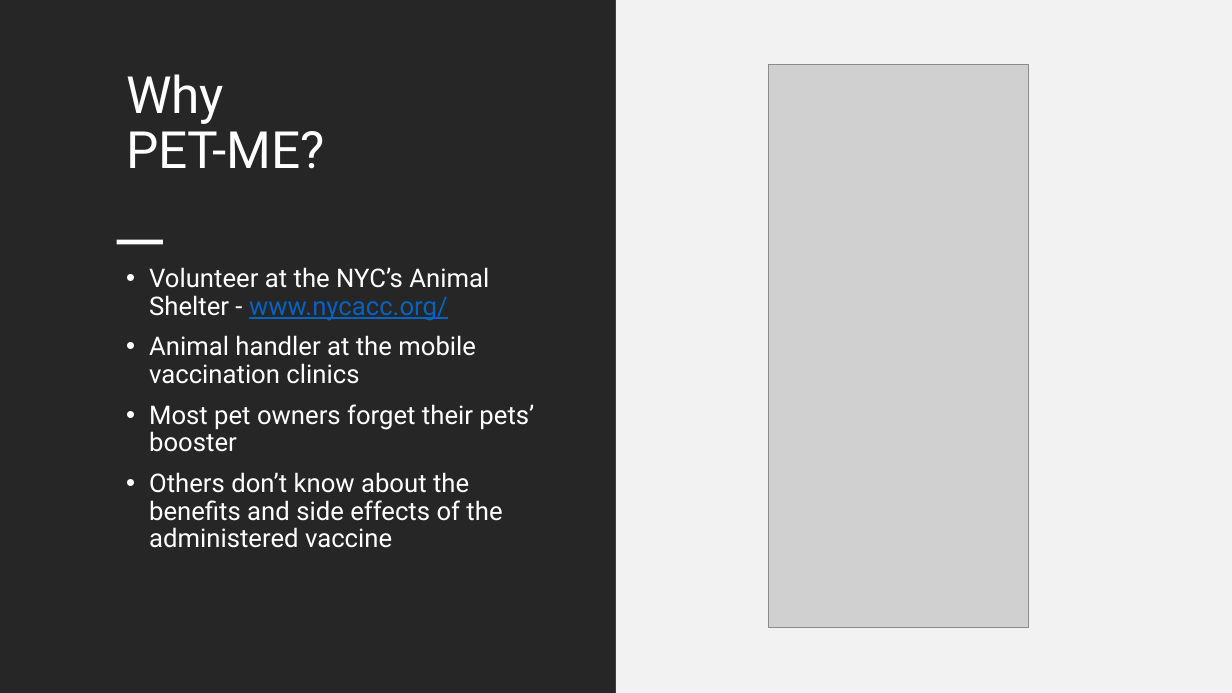
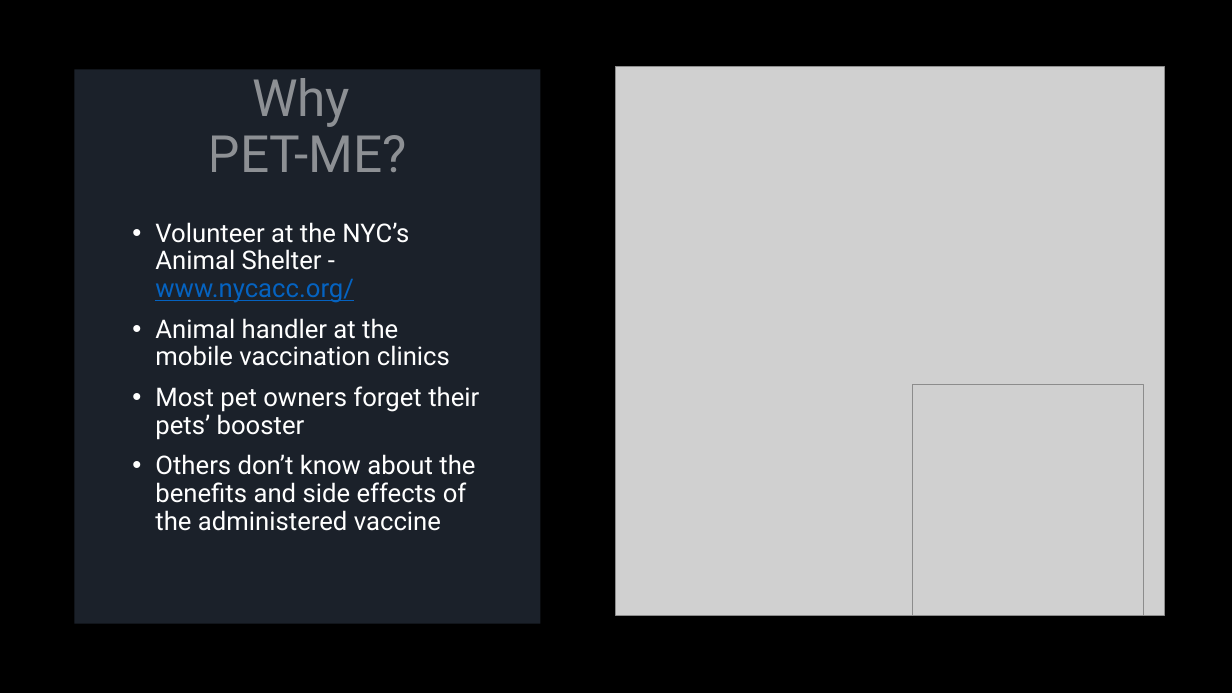
Before and after one commit to fcynnek/Final-Project, a slide deck: slide 3 of Final Project Documentation/Final Project Presentation.pptx. Drawn at 1232x693 pixels with LibreOffice and Linux fonts; fonts in the diff are those of the drawing; grey boxes stand for pictures. Boxes give left, top, right and bottom in pixels: in the first picture for what was removed or moved away, otherwise in the second. Text is boxed around its words. In the diff, an @@ line names an element or a change of style, - is before the commit and + after.

```diff
--- a/Final Project Documentation/Final Project Presentation.pptx
+++ b/Final Project Documentation/Final Project Presentation.pptx
@@ rectangle added at [0,0,1232,693], fill #000000 @@
@@ rectangle removed at [616,0,1232,693] @@
@@ rectangle: place and size @@
-rectangle at [0,0,616,693]
+rectangle at [74,69,541,624]
@@ rectangle at [74,69,541,624]: fill #262626 to #44546A at 40% opacity @@
@@ title "Why PET-ME?": place and size @@
-title "Why PET-ME?" at [126,74,325,169]
+title "Why PET-ME?" at [208,78,407,172]
@@ title "Why PET-ME?" at [208,78,407,172]: text colour #FFFFFF to #FFFFFF at 50% opacity; alignment left to centre; vertical alignment top to bottom @@
@@ picture: place and size @@
-picture at [768,65,1029,628]
+picture at [616,67,1165,616]
@@ rectangle removed at [116,239,163,244] @@
@@ text "Volunteer at the NYC’s Animal ..." rewrapped from [149,267,534,548] to [155,222,479,531] @@
@@ picture added at [913,384,1143,616] @@
```
Also in this commit, not shown: 3 other slides changed, 1 slide added.
